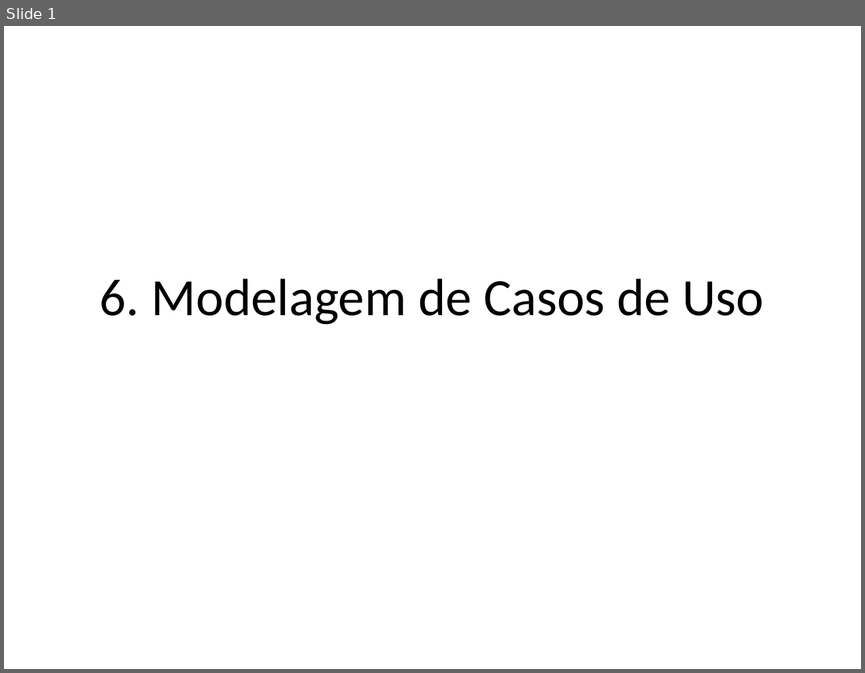
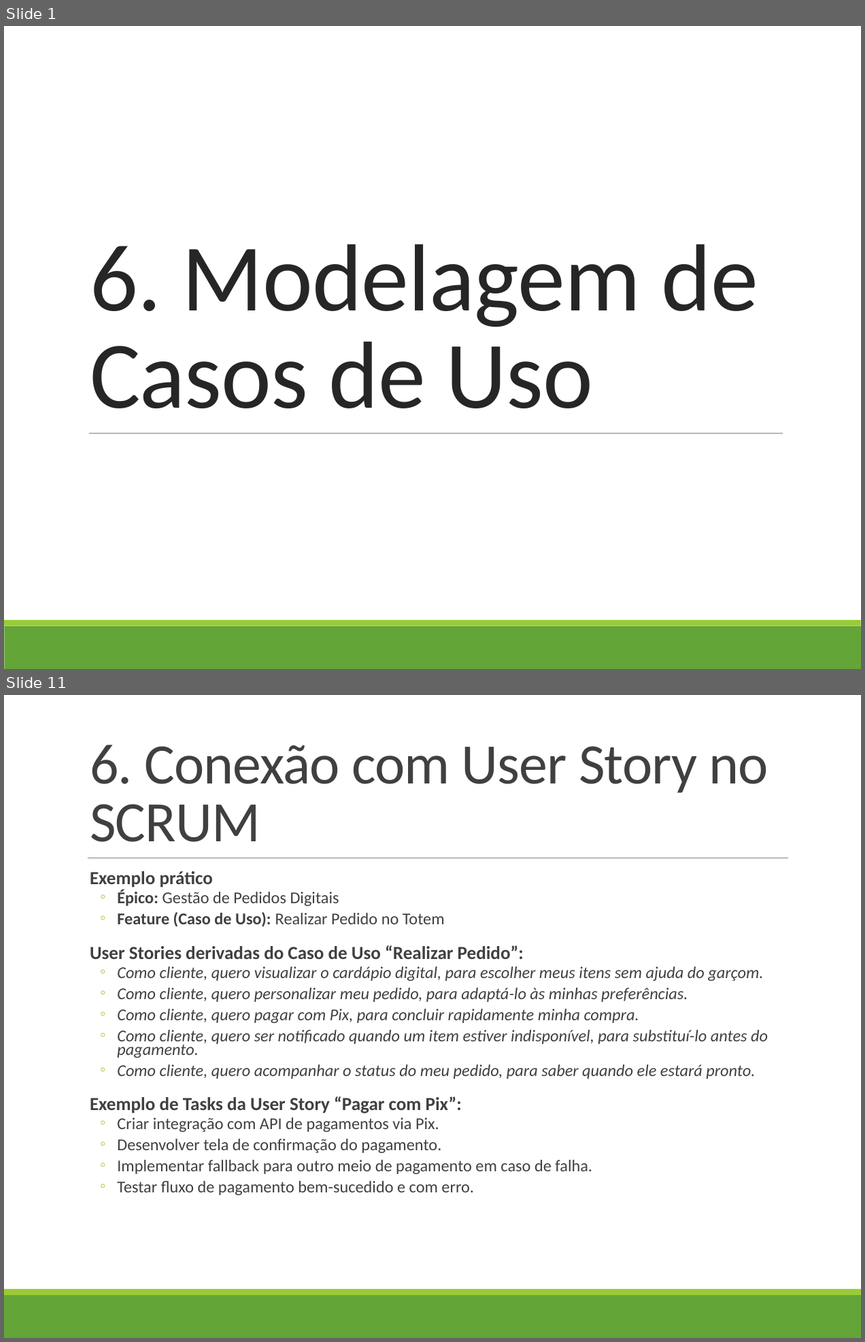
Before and after one commit to profAndreSouza/Material, a slide deck: Engenharia de Software/06 Modelagem de Casos de Uso.pptx. Shown one above the other, each under a label of ours: slide 1 before the commit, slides 1 and 11 after it; the slides between them are not shown. The pictures are 865x673 and 865x1342 pixels, drawn with LibreOffice and Linux fonts; fonts in the diff are those of the drawing. Boxes give left, top, right and bottom in pixels: in the first picture for what was removed or moved away, otherwise in the second. Text is boxed around its words. In the diff, an @@ line names an element or a change of style, - is before the commit and + after.

```diff
--- a/Engenharia de Software/06 Modelagem de Casos de Uso.pptx
+++ b/Engenharia de Software/06 Modelagem de Casos de Uso.pptx
@@ slide 11 added at (4, 695, 861, 1338), background #FFFFFF; not listed: 2 template elements that a slide beside it also shows @@
@@ title added at (90, 745, 768, 842), 48 pt, text #404040 @@
+6. Conexão com User Story no SCRUM
@@ line added from (88, 858) to (788, 858), #808080 0.5 pt @@
@@ text added at (90, 871, 768, 1195), 13.9 pt, text #404040, italic @@
+  Exemplo prático
+  ◦ Épico: Gestão de Pedidos Digitais
+  ◦ Feature (Caso de Uso): Realizar Pedido no Totem
+  User Stories derivadas do Caso de Uso “Realizar Pedido”:
+  ◦ Como cliente, quero visualizar o cardápio digital, para escolher meus itens sem ajuda do garçom.
+  ◦ Como cliente, quero personalizar meu pedido, para adaptá-lo às minhas preferências.
+  ◦ Como cliente, quero pagar com Pix, para concluir rapidamente minha compra.
+  ◦ Como cliente, quero ser notificado quando um item estiver indisponível, para substituí-lo antes do pagamento.
+  ◦ Como cliente, quero acompanhar o status do meu pedido, para saber quando ele estará pronto.
+  Exemplo de Tasks da User Story “Pagar com Pix”:
+  ◦ Criar integração com API de pagamentos via Pix.
+  ◦ Desenvolver tela de confirmação do pagamento.
+  ◦ Implementar fallback para outro meio de pagamento em caso de falha.
+  ◦ Testar fluxo de pagamento bem-sucedido e com erro.
@@ slide 1 changed as well @@
@@ title "6. Modelagem de Casos de ...": place and size @@
-title "6. Modelagem de Casos de ..." at (100, 278, 764, 325)
+title "6. Modelagem de Casos de ..." at (90, 244, 757, 408)
@@ title "6. Modelagem de Casos de ..." at (90, 244, 757, 408): size 44 to 80 pt, text colour #000000 to #262626, letter spacing 0 to -0.5 pt; alignment centre to left; line spacing 1 to 0.85; vertical alignment middle to bottom @@
@@ line added from (89, 433) to (783, 433), #808080 0.5 pt @@
@@ rectangle added at (4, 626, 861, 669), fill #63A537 @@
@@ rectangle added at (4, 620, 861, 626), fill #99CB38 @@
```
Also in this commit, not shown: 8 other slides changed, 1 other slide added, 24 slides removed.
